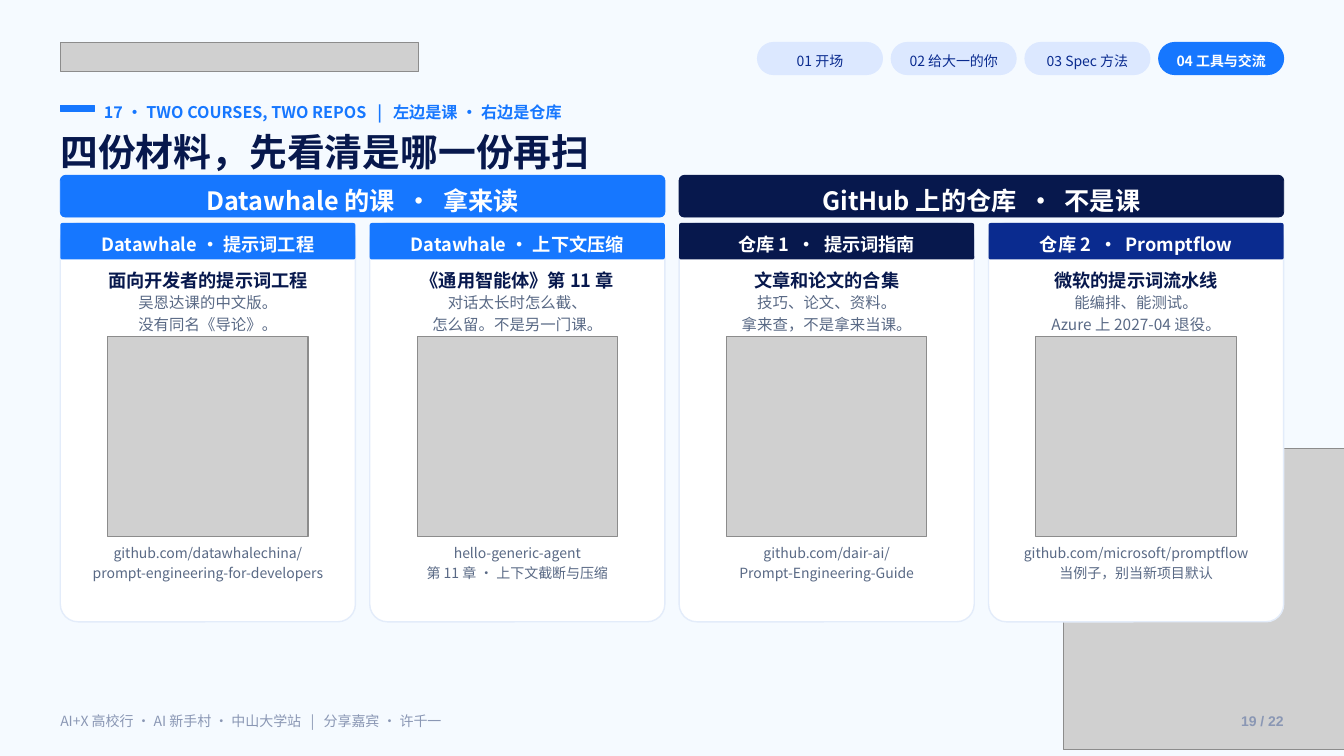
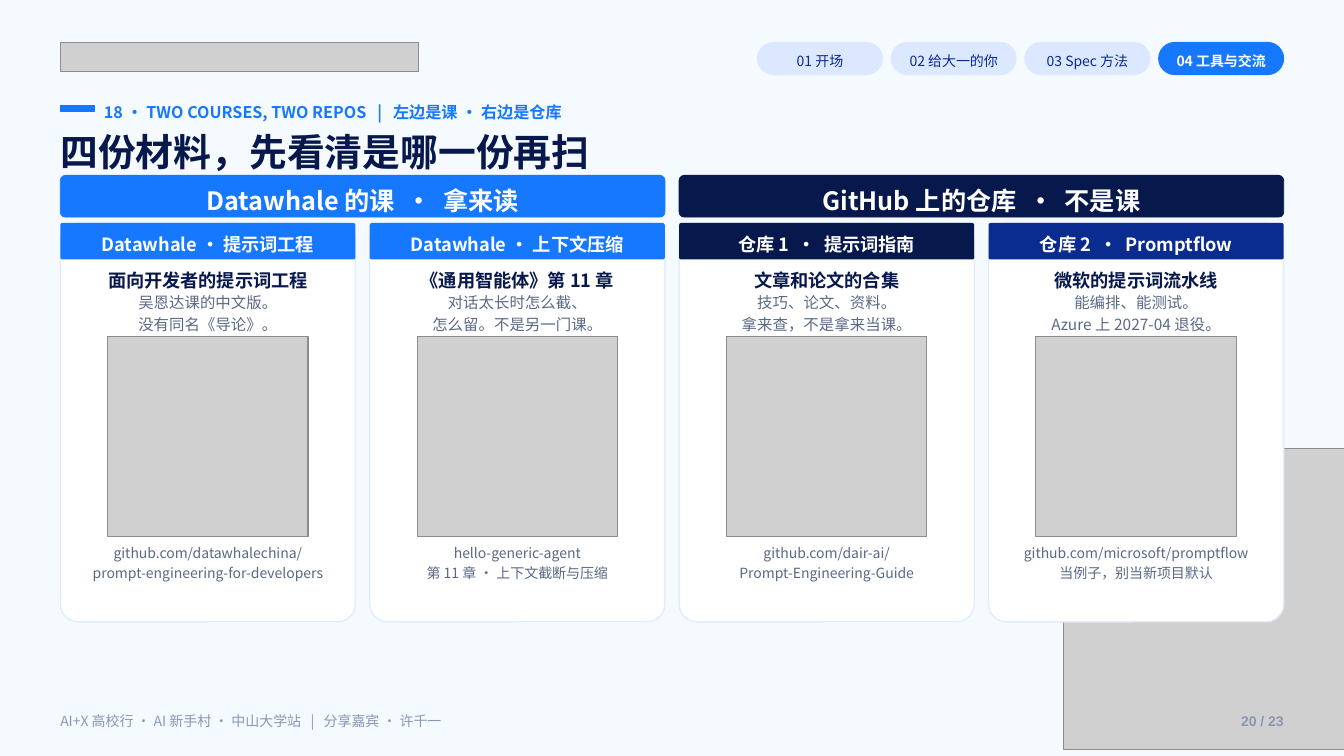
Before and after one commit to Frocir/aix-talk, a slide deck: slide 20 of aix-talk-26pages.pptx (slide 19 before the commit). Drawn at 1344x756 pixels with LibreOffice and Linux fonts; fonts in the diff are those of the drawing; grey boxes stand for pictures. Boxes give left, top, right and bottom in pixels: in the first picture for what was removed or moved away, otherwise in the second. Text is boxed around its words. In the diff, an @@ line names an element or a change of style, - is before the commit and + after.

```diff
--- a/aix-talk-26pages.pptx
+++ b/aix-talk-26pages.pptx
@@ text at (104, 104, 562, 122): text changed @@
-17 · TWO COURSES, TWO REPOS | 左边是课 · 右边是仓库
+18 · TWO COURSES, TWO REPOS | 左边是课 · 右边是仓库
@@ text at (1241, 716, 1284, 726): text changed @@
-19 / 22
+20 / 23
```
Also in this commit, not shown: 20 other slides changed, 1 slide added, 1 other file.
